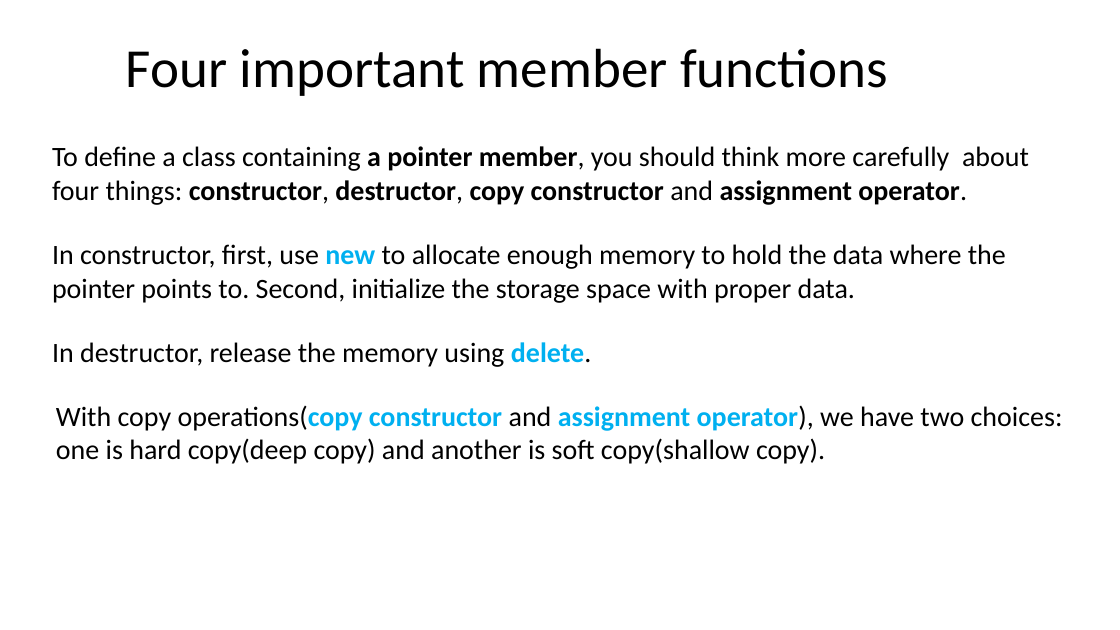
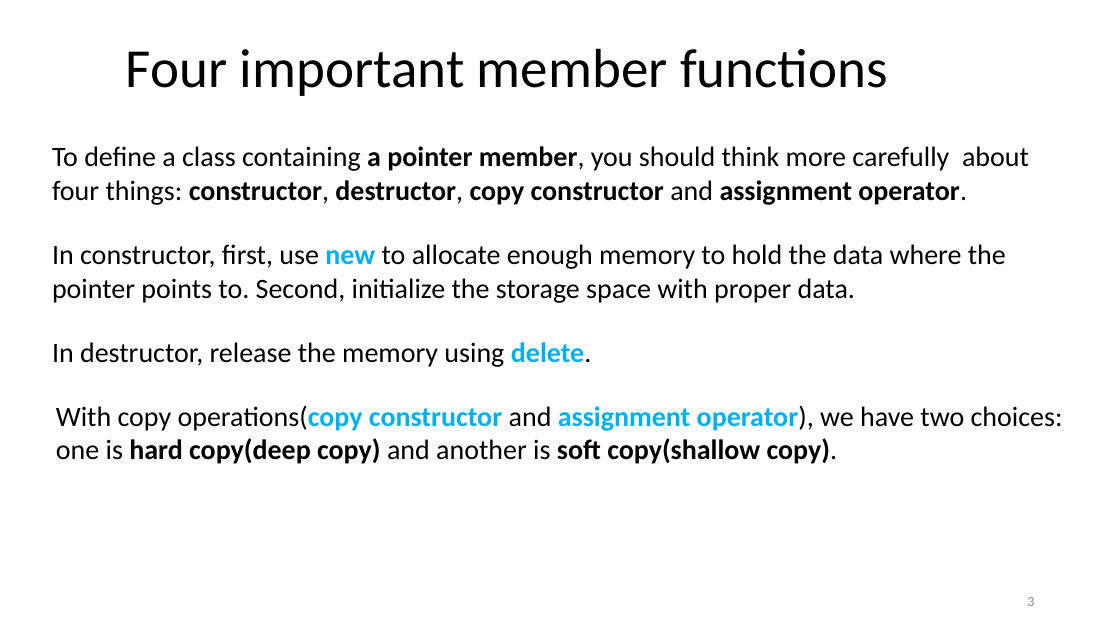
Before and after one commit to ShiqiYu/CPP, a slide deck: slide 3 of week11/Lab11.pptx. Drawn at 1120x630 pixels with LibreOffice and Linux fonts; fonts in the diff are those of the drawing; background and template pictures are left out. Boxes give left, top, right and bottom in pixels: in the first picture for what was removed or moved away, otherwise in the second. Text is boxed around its words. In the diff, an @@ line names an element or a change of style, - is before the commit and + after.

```diff
--- a/week11/Lab11.pptx
+++ b/week11/Lab11.pptx
@@ text at (x1=56, y1=438, x2=838, y2=464): bold on in "hard copy(deep copy) soft copy(shallow copy)." @@
@@ page number added at (x1=1027, y1=597, x2=1034, y2=606), 12 pt, text #8C8C8C @@
+3
```
Also in this commit, not shown: 17 other slides changed, 6 slides added, 3 other files.
